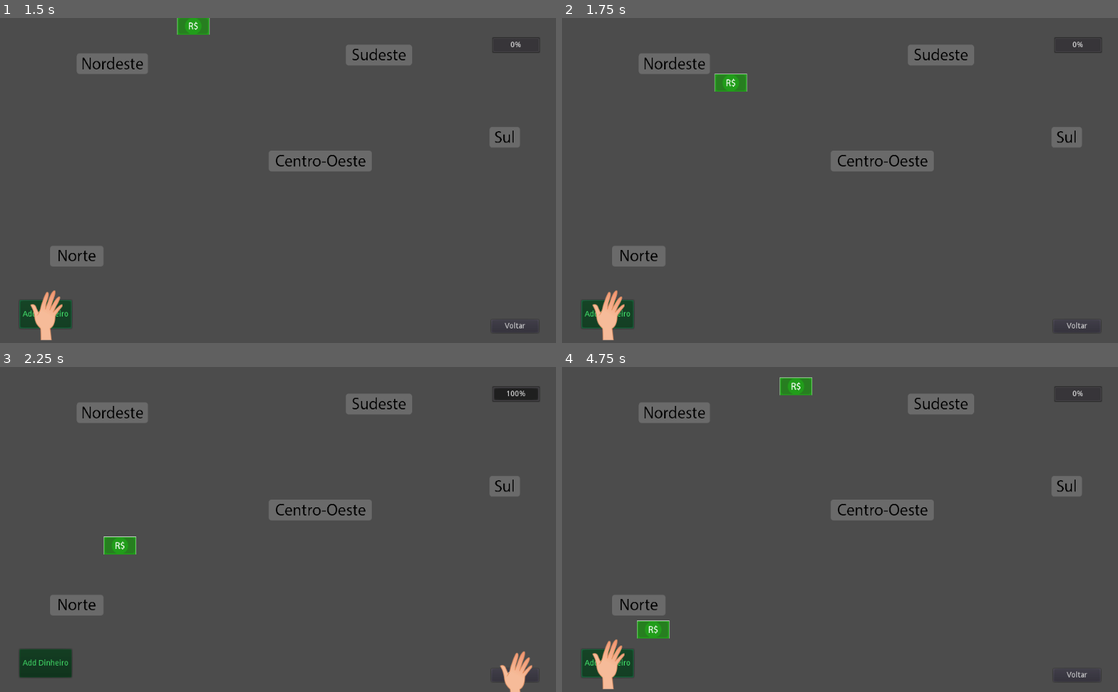
Above: before the commit, frames 1-4 (two rows, left to right).
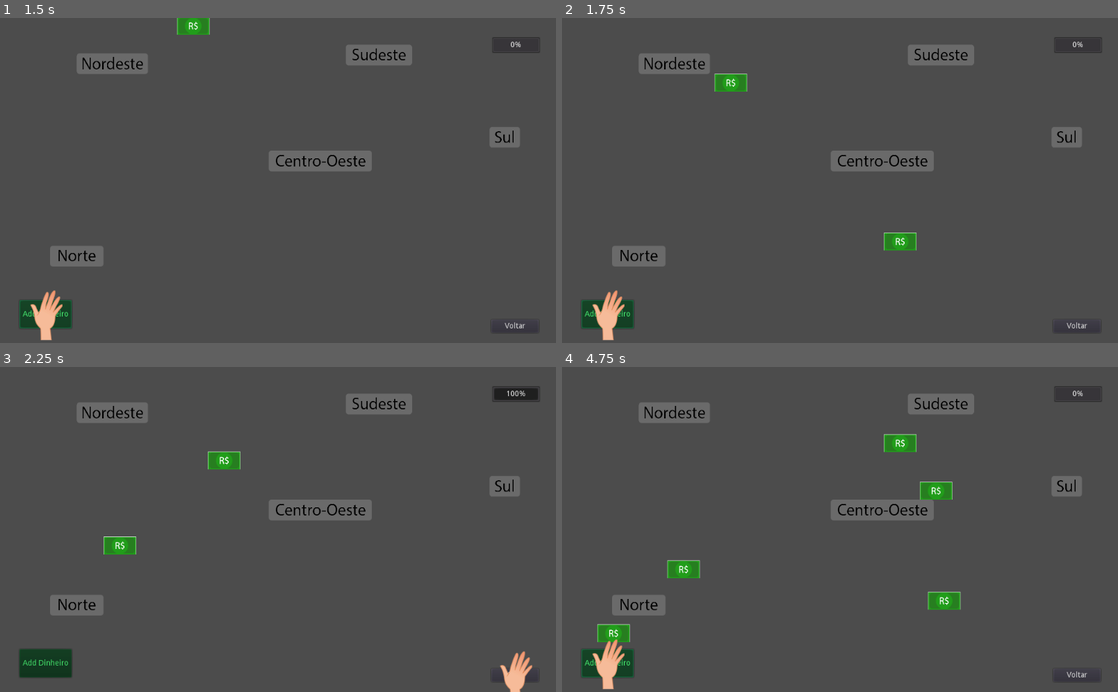
Above: after the commit, the same moments.

Repository: 2022M1T3-Inteli/Eu-presidente-maintech
Game: Godot game, scene res://Telas/MiniGameDinheiro.tscn
Same seed, same stepped clock (60 frames per second), same inputs: the game is played once before the commit and once after it. This scene is started directly instead of the project's main scene.
Inputs:
- Up to frame 1 (1.5 s): click "Voltar" at 0.5 s; click "Add Dinheiro" at 1.25 s
- Up to frame 2 (1.75 s): no input
- Up to frame 3 (2.25 s): click "Voltar" at 2 s
- Up to frame 4 (4.75 s): click "Add Dinheiro" at 2.75 s; click "Voltar" at 3.5 s; click "Add Dinheiro" at 4.25 s

Frame 1 is identical in both runs. In frame 2, 0.3% of the frame differs, in the area x 57-64%, y 66-72%; in frame 3, 0.3%; in frame 4, 2.3%, in the area x 6-72%, y 3-85%.

Commit message:
Fazer o dinheiro nascer sozinho, sem precisar do botão

Diff:
--- a/MainTech-main/src/Minegame(Juntos)_0.2/code/Node2Dcode.gd
+++ b/MainTech-main/src/Minegame(Juntos)_0.2/code/Node2Dcode.gd
@@ -2,6 +2,7 @@
 
 onready var pontos = 0
 var maxDinheiro = 0
+var tempo = 0
 
 func criar_dinheiro(): # Funcao, quando chama cria e instancia o obj Dinheiro apartir da cena Dinheiro.tscn
 	var loadDinheiro = preload("res://Obj/Dinheiro.tscn") # Carrega a cena Dinheiro.tscn
@@ -9,8 +10,12 @@
 	get_parent().add_child(dinheiro) # get_parent(), pega o no pai, nesse caso Node2D. add_child(), é uma funcao que adiciona um obj a cena
 
 func _process(delta):
+	tempo = tempo + 10
 	$Control/ProgressBar.max_value = maxDinheiro
 	$Control/ProgressBar.value = pontos
+	if tempo%700 == 0: # pega o resto da divisao para executar uma vez a cada 700 milisegundos
+		maxDinheiro += 1
+		criar_dinheiro()
 	print("Pontos: ",pontos," Maximo de Pontos: ",maxDinheiro )
 
 
